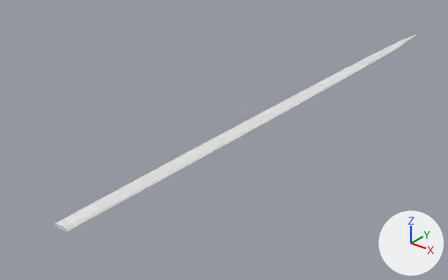
The glTF model godot/assets/waffen/modelle/degenklinge/t1_4.glb: old version first, new version second.
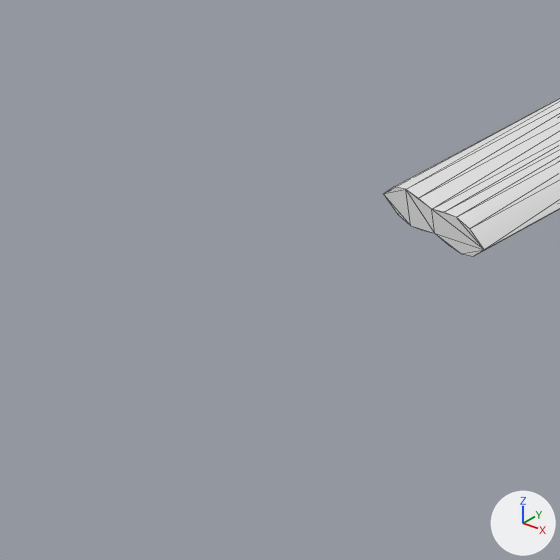
There are two pictures of each version: one whole from a 50 mm camera at (0.496, -0.222, 0.383) aimed at (-0.068, 0.482, -0.054), one close up on the part from 1% to 17% of the width and 71% to 97% of the height. Lighting does not change. The marker at lower right points along +X, +Y and +Z. The older version's two pictures come first. The close-ups show mesh edges as thin lines. Vertices at exactly the same position are counted once.

In view in the first close-up: 'degenklinge_t1_4'.
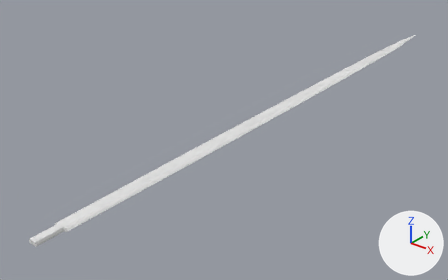
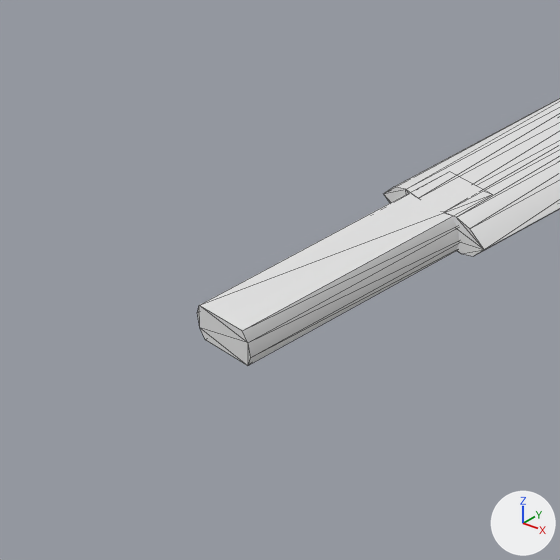
What differs and where, as boxes (x1, y1, x2, y2) in the close-ups (560 x 560 px):
'degenklinge_t1_4', reshaped: before (383, 98, 560, 256); after (197, 98, 560, 365)
part 1 of me_degenklinge_t1_4, added: after (197, 173, 489, 365)

The edits, one by one:
me_degenklinge_t1_4 is used by ob_degenklinge_t1_4; location (0.0, 0.0, 0.0).
me_degenklinge_t1_4 had 321 vertices, 638 faces and spanned x -0.014..0.014, y 0.112..1.064, z -0.003..0.003.
me_degenklinge_t1_4 now has 337 vertices, 666 faces and spans x -0.014..0.014, y 0.075..1.064, z -0.003..0.003.
me_degenklinge_t1_4 part 1: a new loose piece of 16 vertices spanning x -0.006..0.006, y 0.075..0.119, z -0.003..0.003, in mat_klinge (white #e7e7e7).
